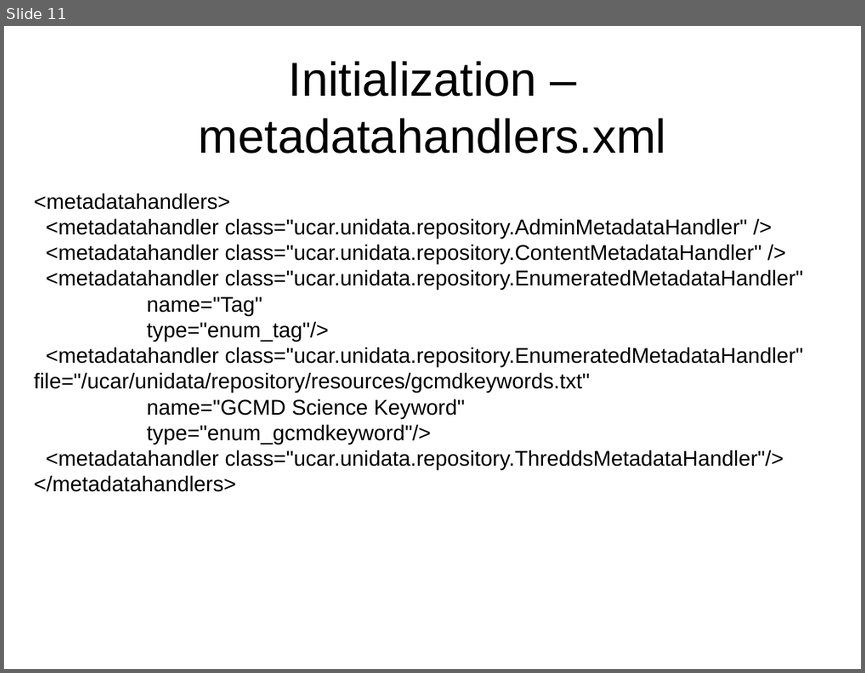
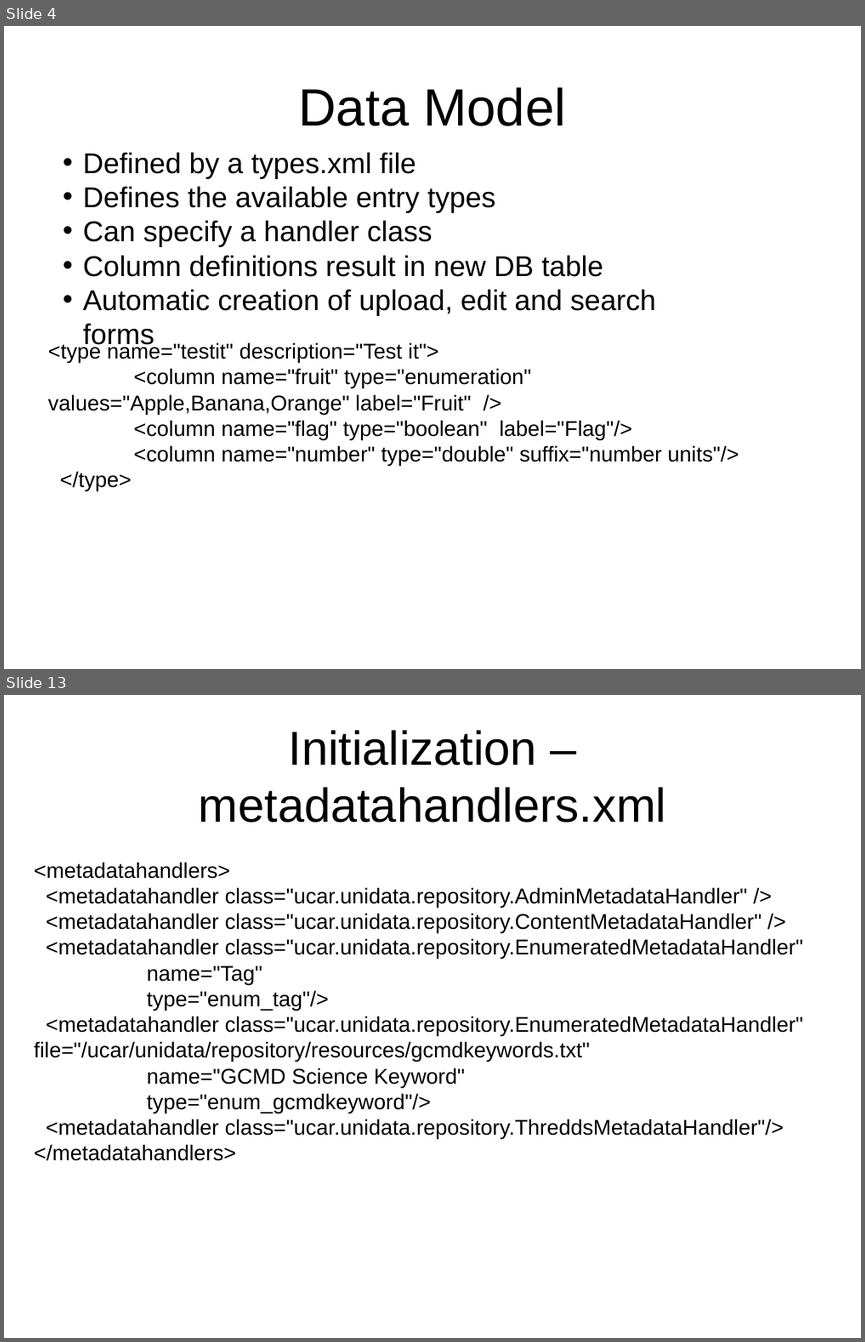
Before and after one commit to Unidata/IDV, a slide deck: ucar/unidata/repository/docs/presentations/architecture.ppt. Shown one above the other, each under a label of ours: slide 11 before the commit, slides 4 and 13 after it; the slides between them are not shown. The pictures are 865x673 and 865x1342 pixels, drawn with LibreOffice and Linux fonts; fonts in the diff are those of the drawing. Boxes give left, top, right and bottom in pixels: in the first picture for what was removed or moved away, otherwise in the second. Text is boxed around its words. In the diff, an @@ line names an element or a change of style, - is before the commit and + after.

Commit message:
An example metadata type

```diff
--- a/ucar/unidata/repository/docs/presentations/architecture.ppt
+++ b/ucar/unidata/repository/docs/presentations/architecture.ppt
@@ slide 4 added at [4, 26, 861, 669], background #FFFFFF @@
@@ title added at [298, 87, 566, 126], 44 pt, text #000000 @@
+Data Model
@@ text added at [83, 152, 656, 316], 24 pt, text #000000 @@
+• Defined by a types.xml file
+• Defines the available entry types
+• Can specify a handler class
+• Column definitions result in new DB table
+• Automatic creation of upload, edit and search forms
@@ text added at [48, 341, 739, 492], 18 pt, text #000000 @@
+<type name="testit" description="Test it">
+<column name="fruit" type="enumeration" values="Apple,Banana,Orange" label="Fruit" />
+<column name="flag" type="boolean" label="Flag"/>
+<column name="number" type="double" suffix="number units"/>
+</type>
@@ what was slide 11 is now slide 13 @@
```
Also in this commit, not shown: 6 slides changed, 3 other slides added, 2 slides removed, 4 other files.
